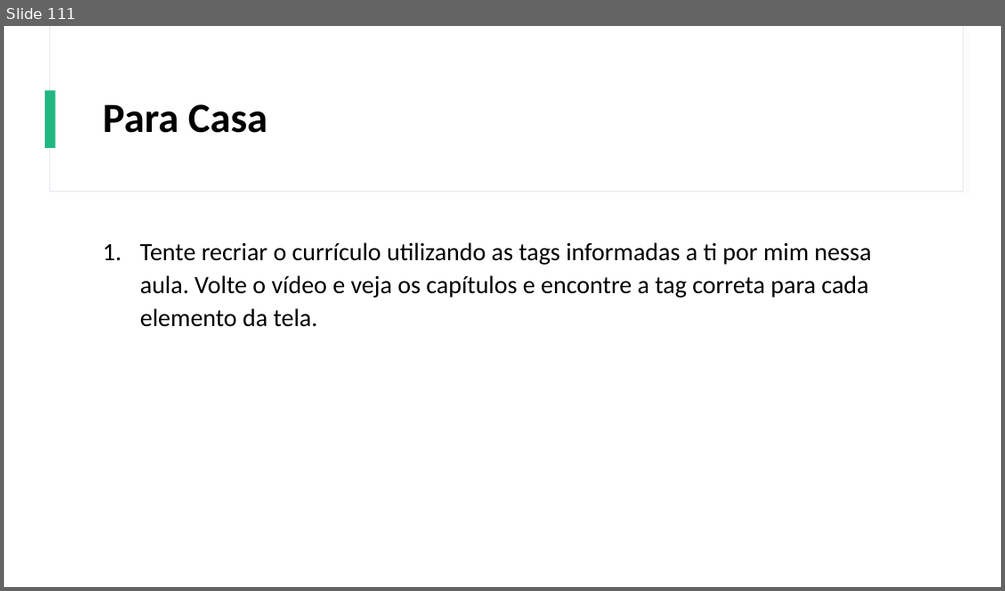
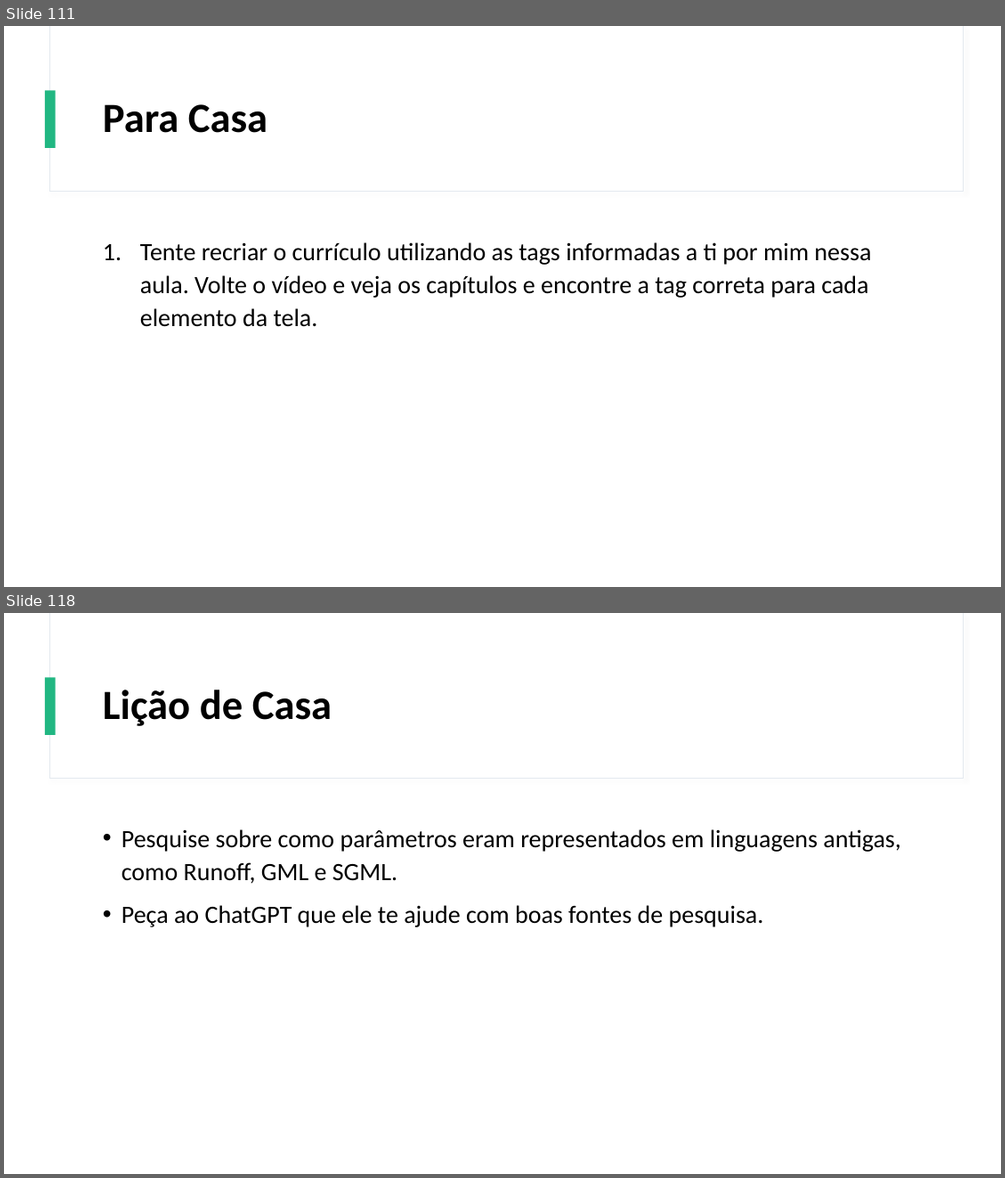
Before and after one commit to Gustavo6401/CursoHTMLCSS, a slide deck: Power Point/Curso de HTML e CSS.pptx. Shown one above the other, each under a label of ours: slide 111 before the commit, slides 111 and 118 after it; the slides between them are not shown. The pictures are 1005x591 and 1005x1178 pixels, drawn with LibreOffice and Linux fonts; fonts in the diff are those of the drawing. Boxes give left, top, right and bottom in pixels: in the first picture for what was removed or moved away, otherwise in the second. Text is boxed around its words. In the diff, an @@ line names an element or a change of style, - is before the commit and + after.

Commit message:
Preparada a aula sobre Parâmetros no HTML.

```diff
--- a/Power Point/Curso de HTML e CSS.pptx
+++ b/Power Point/Curso de HTML e CSS.pptx
@@ slide 118 added at (4,613,1001,1174), background #FFFFFF; not listed: 3 template elements that a slide beside it also shows @@
@@ title added at (103,690,332,726), 40 pt, text #000000, bold @@
+Lição de Casa
@@ text added at (121,829,900,927), 24 pt, text #000000 @@
+• Pesquise sobre como parâmetros eram representados em linguagens antigas, como Runoff, GML e SGML.
+• Peça ao ChatGPT que ele te ajude com boas fontes de pesquisa.
```
Also in this commit, not shown: 6 other slides added, 2 other files.
